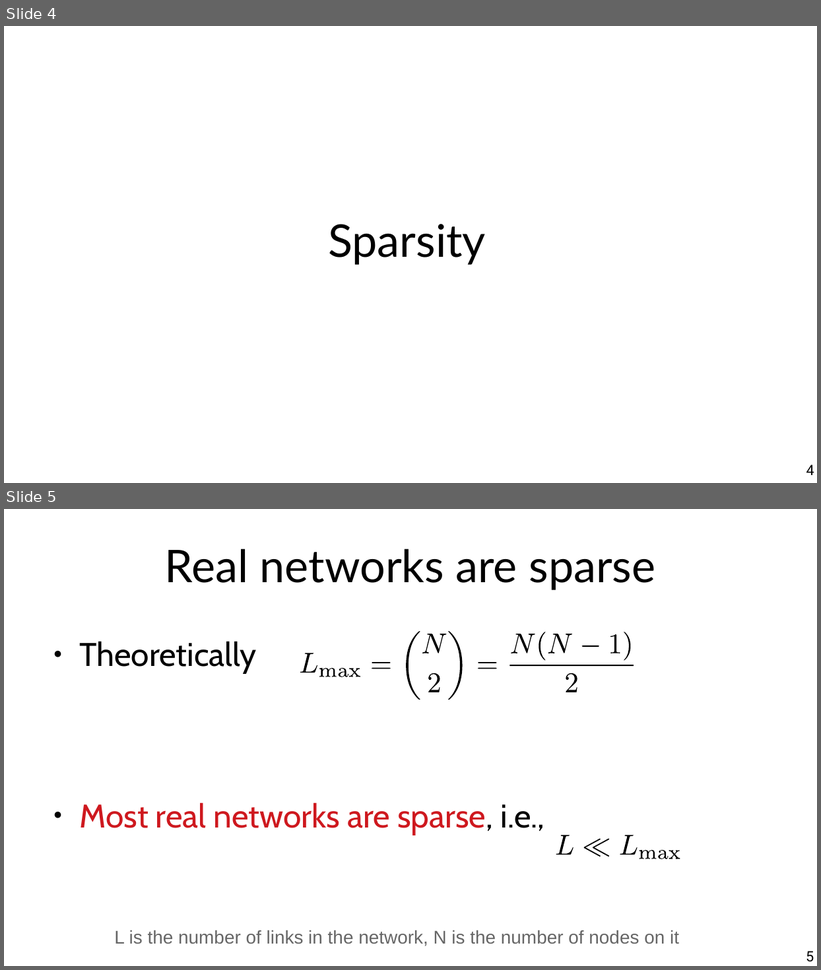
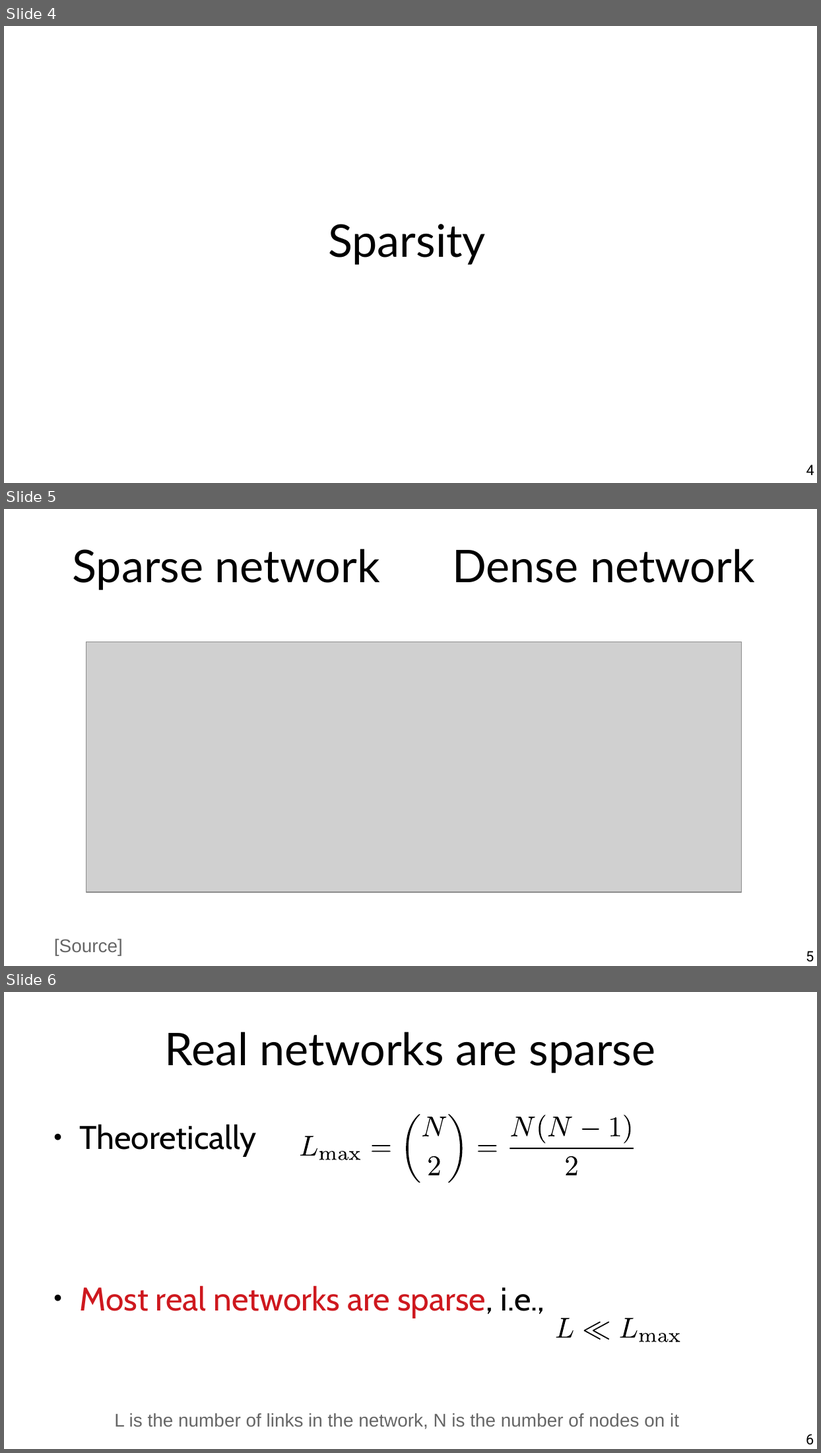
Before and after one commit to chatox/networks-science-course, a slide deck: theory/odp/tt04-connectivity.odp. Shown one above the other, each under a label of ours: slides 4 and 5 before the commit, slides 4, 5 and 6 after it. The pictures are 821x970 and 821x1453 pixels, drawn with LibreOffice and Linux fonts; fonts in the diff are those of the drawing; grey boxes stand for pictures. Boxes give left, top, right and bottom in pixels: in the first picture for what was removed or moved away, otherwise in the second. Text is boxed around its words. In the diff, an @@ line names an element or a change of style, - is before the commit and + after.

```diff
--- a/theory/odp/tt04-connectivity.odp
+++ b/theory/odp/tt04-connectivity.odp
@@ slide 5 added at [4, 509, 817, 966], background #FFFFFF @@
@@ title added at [73, 549, 380, 590], 44 pt, text #000000 @@
+Sparse network
@@ title added at [452, 549, 755, 583], 44 pt, text #000000 @@
+Dense network
@@ picture added at [86, 642, 742, 892] @@
@@ text added at [54, 939, 123, 956], 18 pt, text #666666 @@
+[Source]
@@ page number added at [806, 951, 814, 962], 14 pt, text #000000 @@
+5
@@ what was slide 5 is now slide 6 @@
@@ page number at [806, 1434, 814, 1445]: text changed @@
-5
+6
```
Also in this commit, not shown: 2 slides changed, 1 other slide added, 4 other files.
